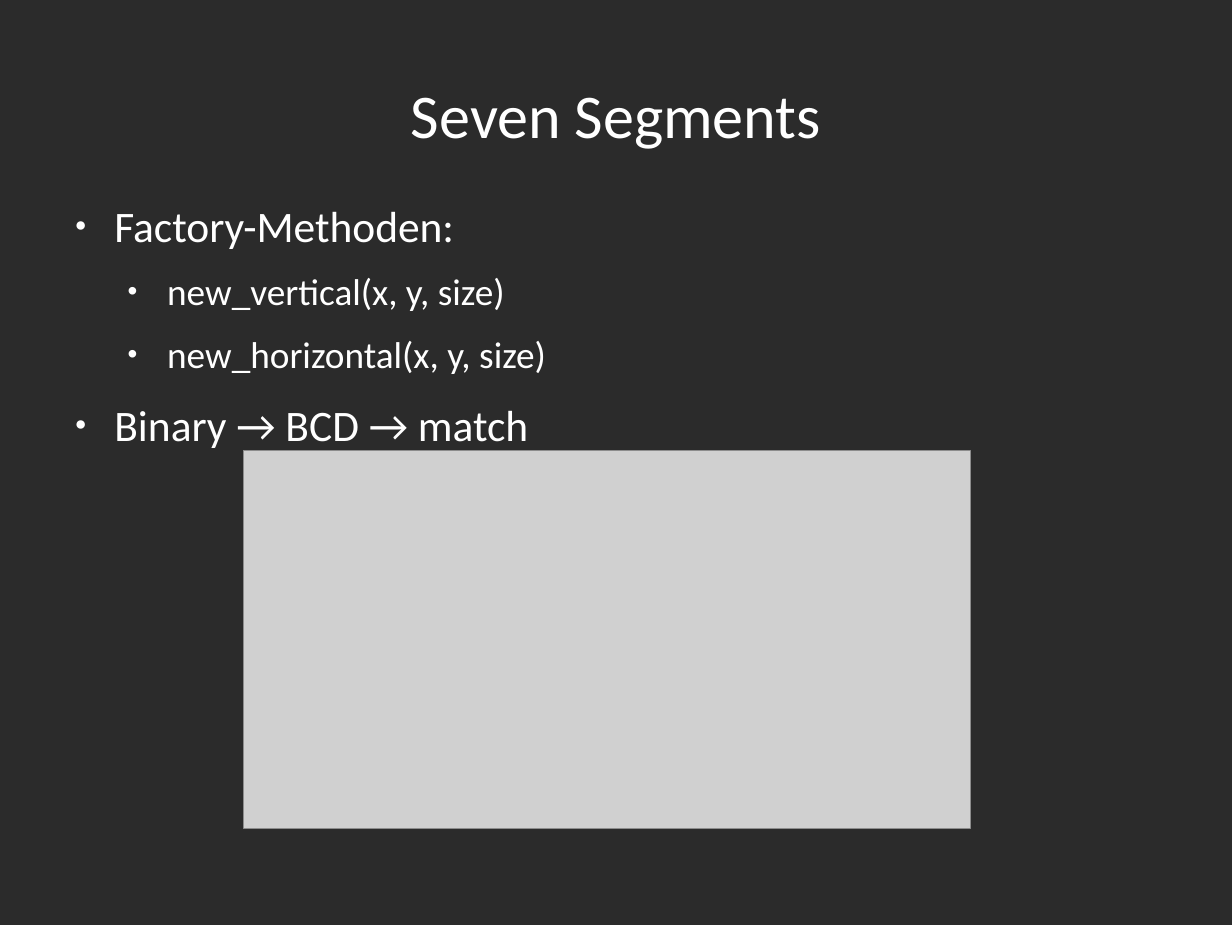
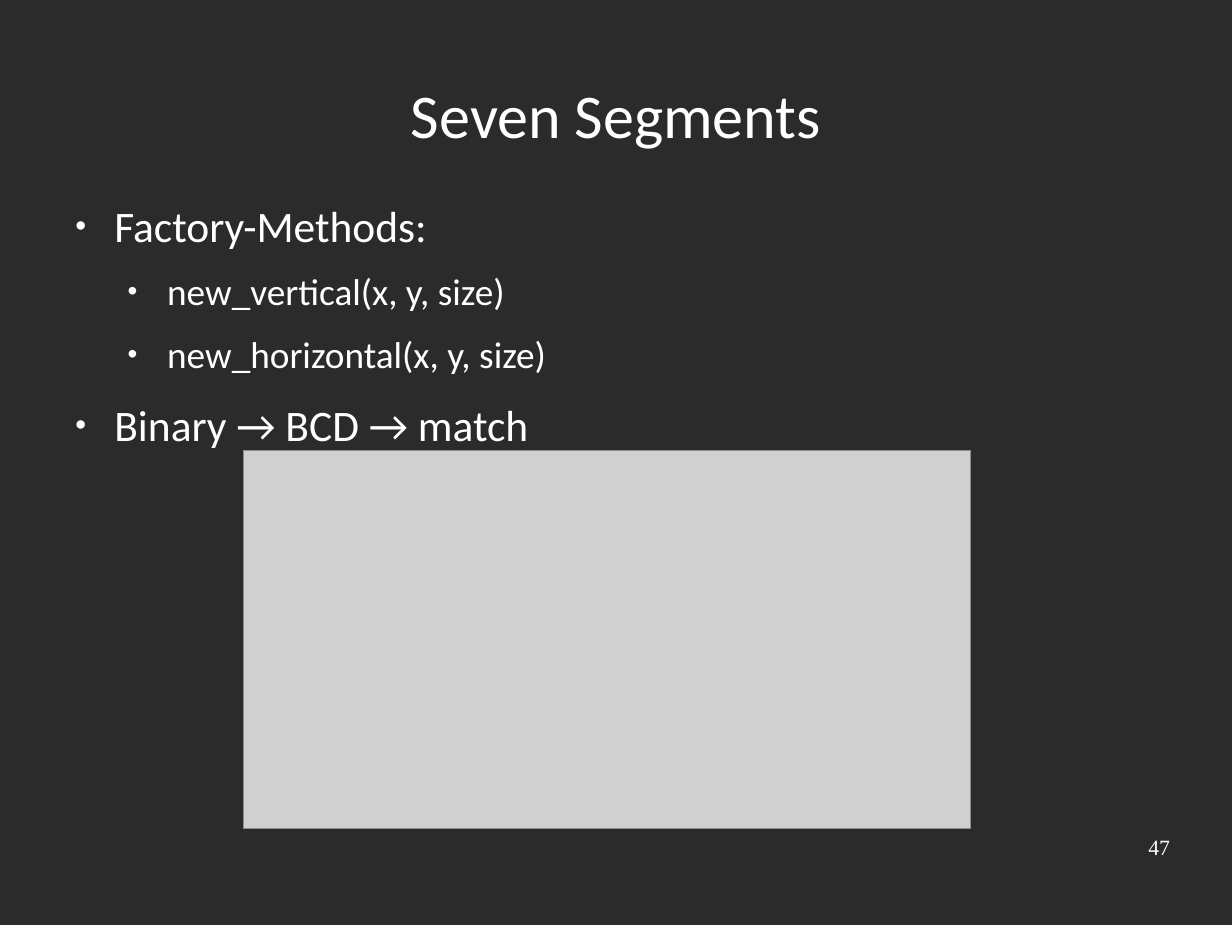
Before and after one commit to Rust-Mikrocontroller-Praktikum-2017/megamaertz, a slide deck: slide 7 of slides/slides.odp. Drawn at 1232x925 pixels with LibreOffice and Linux fonts; fonts in the diff are those of the drawing; grey boxes stand for pictures; background and template pictures are left out; a plain dark background stands for a picture behind light text. Boxes give left, top, right and bottom in pixels: in the first picture for what was removed or moved away, otherwise in the second. Text is boxed around its words. In the diff, an @@ line names an element or a change of style, - is before the commit and + after.

Commit message:
Finished slides #7.

```diff
--- a/slides/slides.odp
+++ b/slides/slides.odp
@@ text at (114, 211, 426, 249): text changed @@
-● Factory-Methoden:
+● Factory-Methods:
@@ page number added at (1148, 840, 1170, 855), 14 pt, text #FFFFFF @@
+47
```
Also in this commit, not shown: 8 other slides changed, 1 slide added, 1 slide removed, 10 other files.
